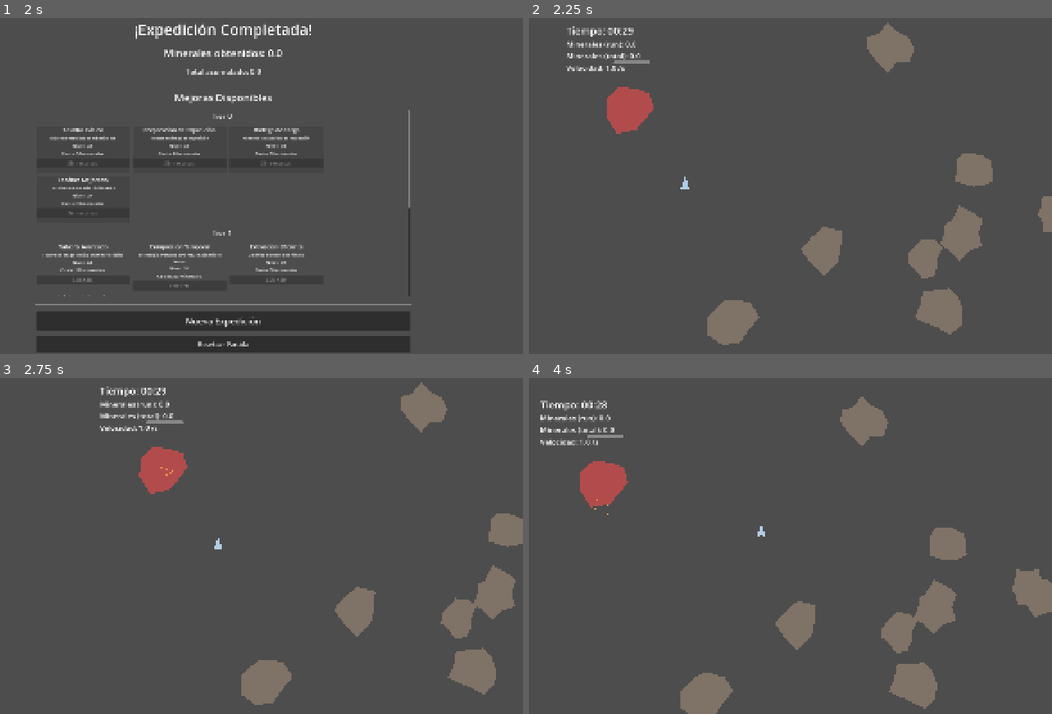
Above: before the commit, frames 1-4 (two rows, left to right).
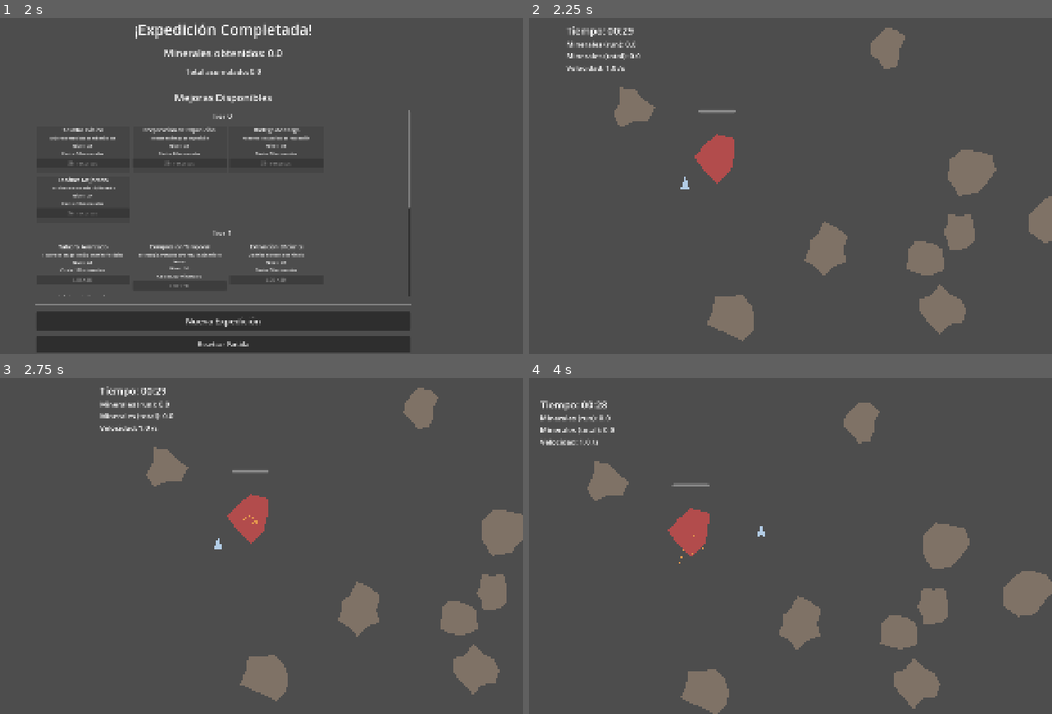
Above: after the commit, the same moments.

Repository: Sefito/space-idle-miner
Game: Godot game, scene res://scenes/Main.tscn
Two runs of this game, one before a commit and one after it. Both use one fixed random seed, a clock stepped at 60 frames per second and the inputs below.
Inputs (mouse positions are in pixels of both pictures, inside the frame that each line leads up to):
- Up to frame 1 (2 s): move the mouse to (355, 169) at 0.52 s; hold D (move_right) 0.53-1.28 s; click (355, 169) at 0.67 s; move the mouse to (104, 202) at 1.27 s; hold S (move_down) from 1.28 s (still down)
- Up to frame 2 (2.25 s): release S (move_down) at 2 s; click "Nueva Expedición" at 2 s
- Up to frame 3 (2.75 s): no input
- Up to frame 4 (4 s): move the mouse to (884, 609) at 2.77 s; hold D (move_right) 2.78-3.53 s; click (884, 609) at 2.92 s; move the mouse to (978, 593) at 3.52 s; hold W (move_up) from 3.53 s (still down); click (978, 593) at 3.67 s

Frame 1 is identical in both runs. In frame 2, 4.0% of the frame differs, in the area x 14-100%, y 1-98%; in frame 3, 3.7%; in frame 4, 4.1%, in the area x 9-100%, y 5-100%.

Commit message:
Address code review feedback: fix signal emissions, viewport updates, and improve robustness
Co-authored-by: Sefito <27697852+Sefito@users.noreply.github.com>

Diff:
--- a/autoload/Game.gd
+++ b/autoload/Game.gd
@@ -23,10 +23,12 @@
 func _process(delta: float) -> void:
 	if state == State.EXPEDITION:
 		# Decrease time
+		var prev_time = int(time_left)
 		time_left -= delta
 
-		# Emit values changed for UI update
-		values_changed.emit()
+		# Emit values changed only when time changes significantly (every second)
+		if int(time_left) != prev_time:
+			values_changed.emit()
 
 		# Check if expedition ended
 		if time_left <= 0.0:
--- a/scenes/Asteroid.gd
+++ b/scenes/Asteroid.gd
@@ -3,6 +3,8 @@
 # Asteroid properties
 @export var max_hp: float = 100.0
 @export var reward_minerals: float = 10.0
+# NOTE: The default offset and size are tuned for asteroids with base_radius 50-80
+# in _generate_shape(). If you change the asteroid size, adjust these values accordingly.
 @export var progress_bar_offset: Vector2 = Vector2(-60, -150)
 @export var progress_bar_size: Vector2 = Vector2(120, 10)
 
@@ -53,7 +55,7 @@
 		_on_destroyed()
 
 func _on_destroyed() -> void:
-	# Disconnect signals connected in _ready() before freeing the node
+	# Disconnect signals before freeing the node
 	if input_event.is_connected(_on_input_event):
 		input_event.disconnect(_on_input_event)
 	if mouse_entered.is_connected(_on_mouse_entered):
@@ -61,7 +63,7 @@
 	if mouse_exited.is_connected(_on_mouse_exited):
 		mouse_exited.disconnect(_on_mouse_exited)
 
-	# Grant minerals reward
+	# Emit destroyed signal; reward handling is done by the signal listener
 	destroyed.emit(self)
 	queue_free()
 
@@ -92,8 +94,9 @@
 			clicked.emit(self)
 
 func _on_mouse_entered() -> void:
-	# Add hover effect
-	polygon.color = Color(0.6, 0.55, 0.5)
+	# Add hover effect only if not targeted
+	if not is_targeted:
+		polygon.color = Color(0.6, 0.55, 0.5)
 
 func _on_mouse_exited() -> void:
 	# Remove hover effect and restore color based on targeted state
--- a/scenes/AsteroidSpawner.gd
+++ b/scenes/AsteroidSpawner.gd
@@ -46,7 +46,7 @@
 		)
 
 		# Check distance from ship
-		if ship_ref:
+		if is_instance_valid(ship_ref):
 			var distance = spawn_pos.distance_to(ship_ref.position)
 			if distance >= min_distance_to_ship:
 				valid_position = true
@@ -91,6 +91,7 @@
 		if is_instance_valid(asteroid):
 			asteroid.queue_free()
 	current_asteroids.clear()
+	ship_ref = null
 
 func get_nearest_asteroid(from_position: Vector2) -> Area2D:
 	var nearest: Area2D = null
--- a/scenes/Expedition.gd
+++ b/scenes/Expedition.gd
@@ -122,8 +122,7 @@
 	if current_target:
 		current_target.set_targeted(true)
 		# Connect to destroyed signal
-		if not current_target.destroyed.is_connected(_on_target_destroyed):
-			current_target.destroyed.connect(_on_target_destroyed)
+		current_target.destroyed.connect(_on_target_destroyed)
 
 func find_nearest_asteroid() -> void:
 	var nearest = asteroid_spawner.get_nearest_asteroid(ship.position)
--- a/scenes/Ship.gd
+++ b/scenes/Ship.gd
@@ -30,6 +30,9 @@
 		velocity = Vector2.ZERO
 		return
 
+	# Update viewport rect in case of window resize
+	viewport_rect = get_viewport_rect()
+
 	# Get input direction
 	var input_dir = Vector2.ZERO
 	input_dir.x = Input.get_axis("move_left", "move_right")
